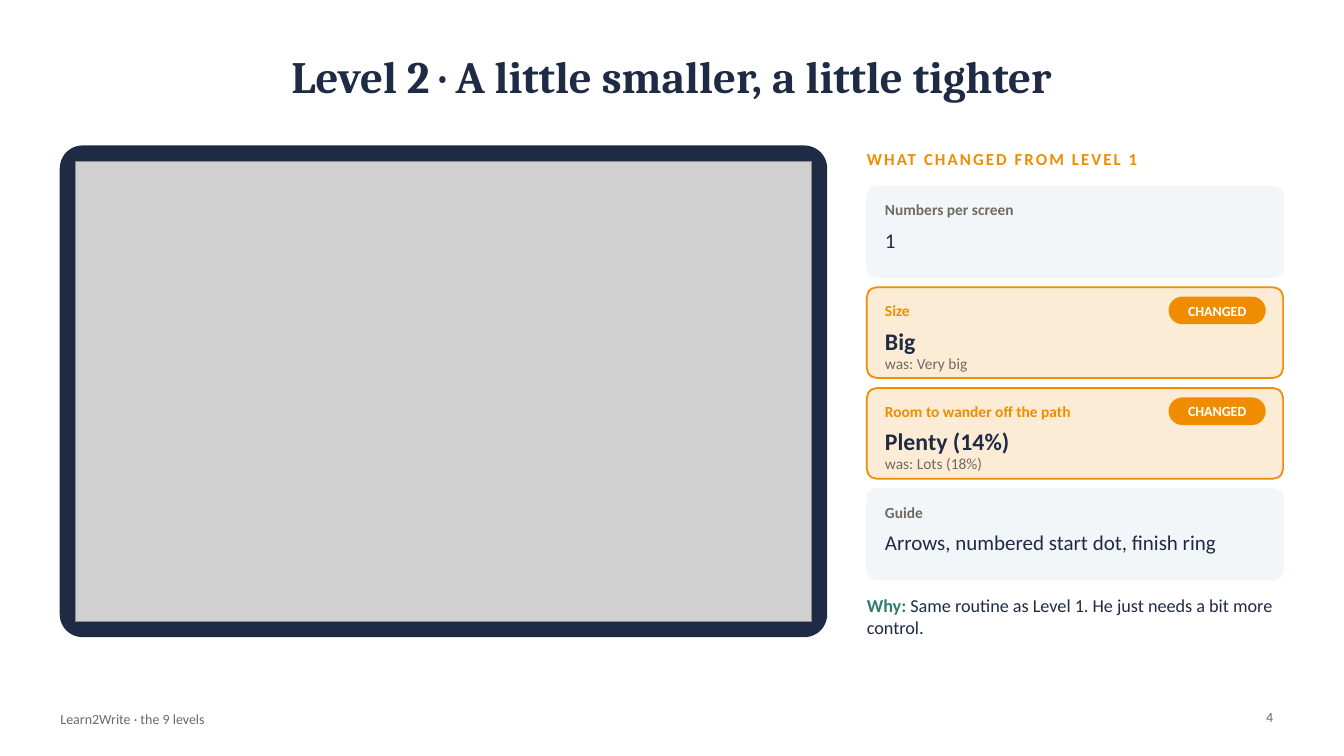
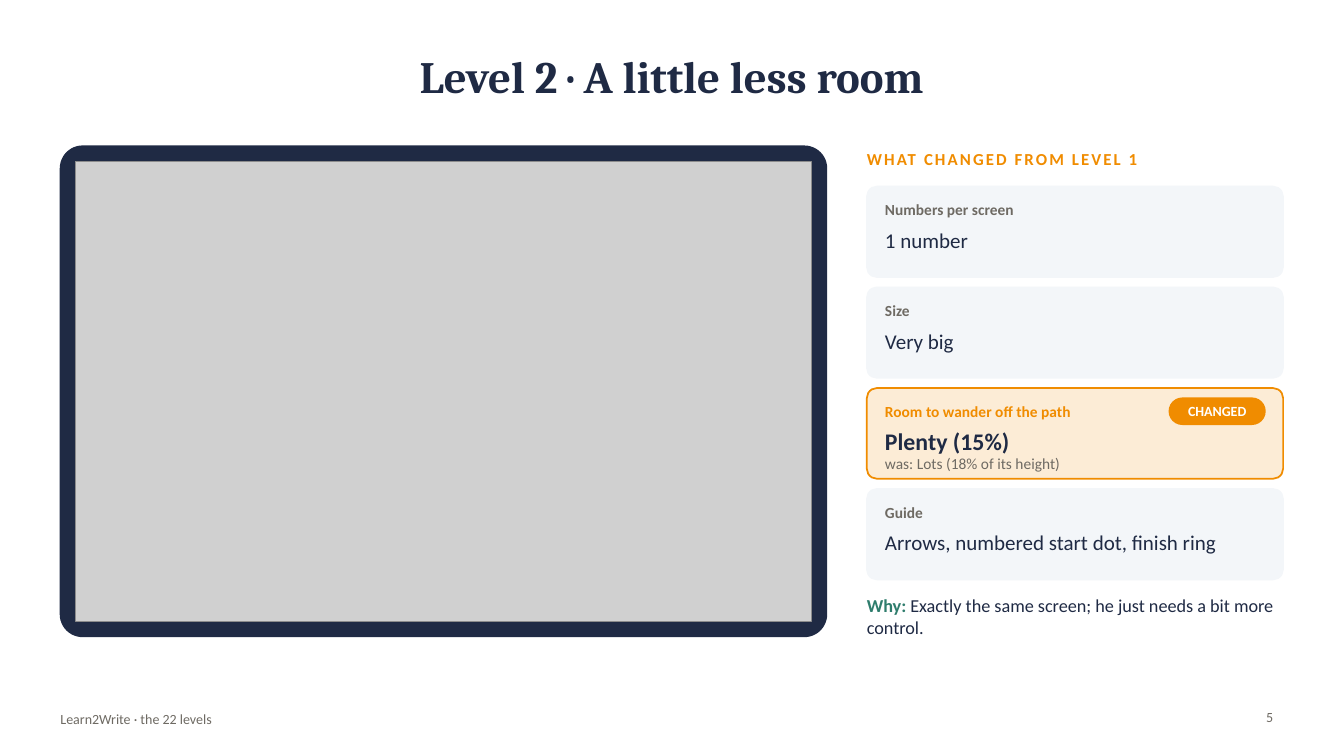
Before and after one commit to kiaanwankhede/Kiaan_Writing, a slide deck: slide 5 of docs/download/Learn2Write-levels.pptx (slide 4 before the commit). Drawn at 1344x756 pixels with LibreOffice and Linux fonts; fonts in the diff are those of the drawing; grey boxes stand for pictures. Boxes give left, top, right and bottom in pixels: in the first picture for what was removed or moved away, otherwise in the second. Text is boxed around its words. In the diff, an @@ line names an element or a change of style, - is before the commit and + after.

```diff
--- a/docs/download/Learn2Write-levels.pptx
+++ b/docs/download/Learn2Write-levels.pptx
@@ title at (420,62,924,94): text changed @@
-Level 2 · A little smaller, a little tighter
+Level 2 · A little less room
@@ text at (885,233,968,248): text changed @@
-1
+1 number
@@ rounded rectangle at (867,287,1284,378): fill #F08C00 at 16% opacity to #F3F6F9; outline #F08C00 1.25 pt to #F3F6F9 1 pt @@
@@ text "Size" at (885,305,910,316): text colour #F08C00 to #6E6A63 @@
@@ rounded rectangle removed at (1170,297,1265,324) @@
@@ text removed at (1188,306,1246,316) @@
-CHANGED
@@ text at (885,334,954,353): text changed; size 11 to 15 pt; text colour #6E6A63 to #1F2A44 @@
-was: Very big
+Very big
@@ text removed at (885,333,915,354) @@
-Big
@@ text at (885,432,1009,454): text changed @@
-Plenty (14%)
+Plenty (15%)
@@ text at (885,458,1059,472): text changed @@
-was: Lots (18%)
+was: Lots (18% of its height)
@@ text at (867,599,1273,634): text changed @@
-Why: Same routine as Level 1. He just needs a bit more control.
+Why: Exactly the same screen; he just needs a bit more control.
@@ text at (60,714,212,724): text changed @@
-Learn2Write · the 9 levels
+Learn2Write · the 22 levels
@@ page number at (1266,713,1273,722): text changed @@
-4
+5
```
Also in this commit, not shown: 10 other slides changed, 18 slides added, 1 slide removed, 32 other files.
